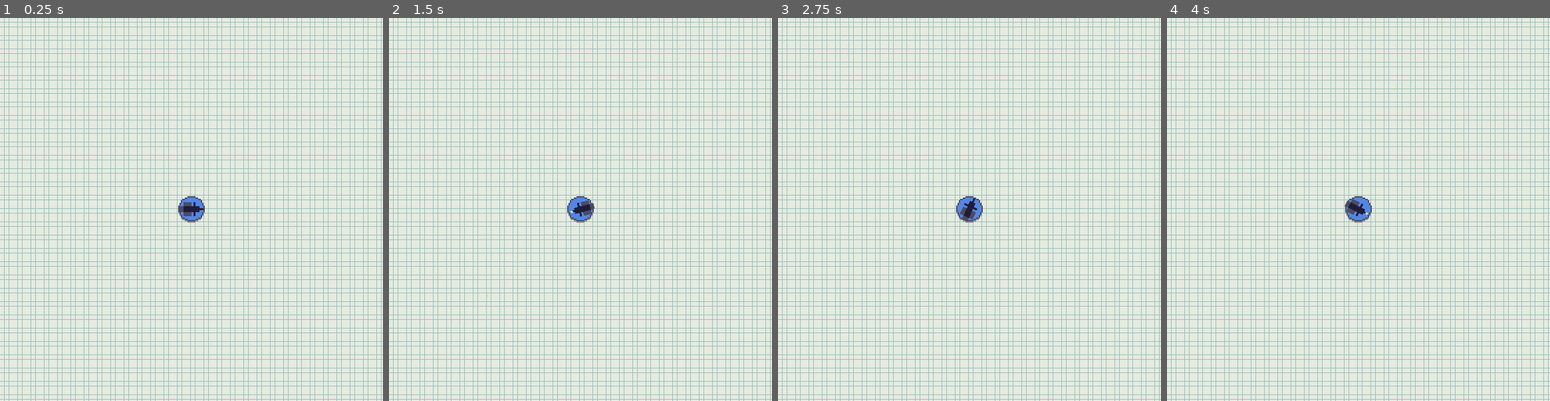
Above: before the commit, frames 1-4 (left to right).
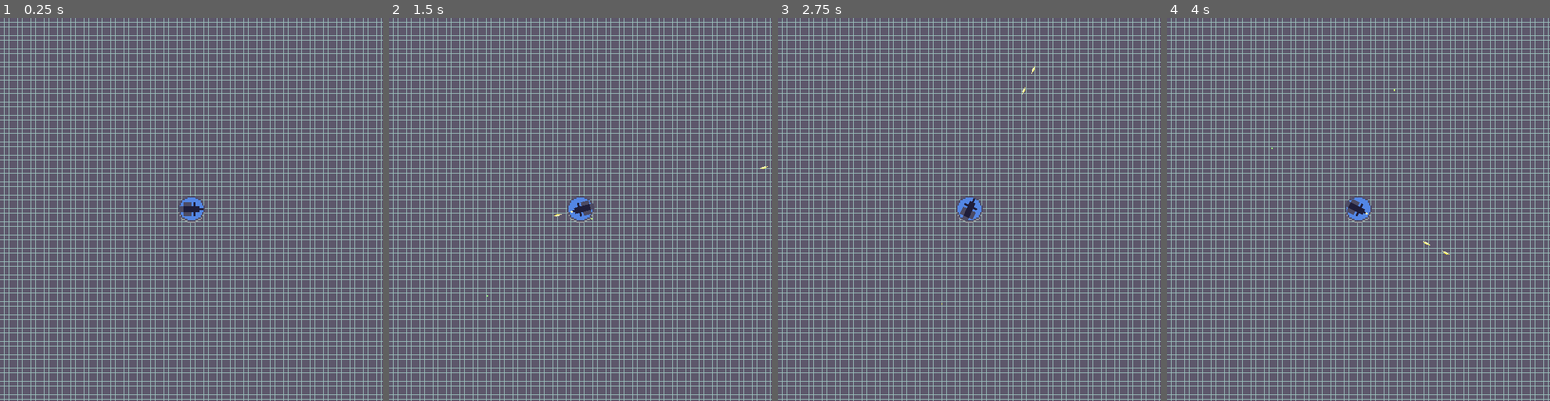
Above: after the commit, the same moments.

Repository: MARIUCHINAS/Turrets-Bluff
Game: Godot game, scene res://Scenes/main.tscn
Same seed, same stepped clock (60 frames per second), same inputs: the game is played once before the commit and once after it.
Inputs (mouse positions are in pixels of both pictures, inside the frame that each line leads up to):
- Up to frame 1 (0.25 s): no input
- Up to frame 2 (1.5 s): tap Enter at 0.5 s; move the mouse to (664, 190) at 0.52 s; click (664, 190) at 0.6 s; move the mouse to (503, 228) at 1.27 s; click (503, 228) at 1.35 s
- Up to frame 3 (2.75 s): tap Space at 2 s; move the mouse to (1007, 125) at 2.02 s; click (1007, 125) at 2.1 s
- Up to frame 4 (4 s): tap Enter at 2.75 s; move the mouse to (1339, 286) at 2.77 s; click (1339, 286) at 2.85 s; tap Space at 3.5 s; move the mouse to (1473, 266) at 3.52 s; click (1473, 266) at 3.6 s

The runs differ from the first frame. In frame 1, 81% of the frame differs, in the area x 0-100%, y 0-100%; in frame 2, 81%; in frame 3, 81%; in frame 4, 81%.

Commit message:
A ton of shat

Diff:
--- /dev/null
+++ b/Scenes/bullet.tscn
@@ -0,0 +1,35 @@
+[gd_scene load_steps=6 format=3 uid="uid://cyucld4656fdg"]
+
+[ext_resource type="Script" path="res://Scripts/bullet.gd" id="1_qobp2"]
+[ext_resource type="Texture2D" uid="uid://d308p5f4nn0eh" path="res://Art/TurretBluffTileSet.png" id="1_w2ju0"]
+
+[sub_resource type="AtlasTexture" id="AtlasTexture_4vav1"]
+atlas = ExtResource("1_w2ju0")
+region = Rect2(0, 42, 20, 20)
+
+[sub_resource type="SpriteFrames" id="SpriteFrames_4gs3w"]
+animations = [{
+"frames": [{
+"duration": 1.0,
+"texture": SubResource("AtlasTexture_4vav1")
+}],
+"loop": true,
+"name": &"default",
+"speed": 5.0
+}]
+
+[sub_resource type="CapsuleShape2D" id="CapsuleShape2D_5x6sr"]
+radius = 2.0
+height = 12.0
+
+[node name="Bullet" type="CharacterBody2D"]
+texture_filter = 1
+script = ExtResource("1_qobp2")
+
+[node name="AnimatedSprite2D" type="AnimatedSprite2D" parent="."]
+position = Vector2(0, 0.5)
+sprite_frames = SubResource("SpriteFrames_4gs3w")
+
+[node name="CollisionShape2D" type="CollisionShape2D" parent="."]
+rotation = 1.5708
+shape = SubResource("CapsuleShape2D_5x6sr")
--- a/Scenes/hud.tscn
+++ b/Scenes/hud.tscn
@@ -1,7 +1,7 @@
 [gd_scene load_steps=5 format=3 uid="uid://chceaf8tkfpsq"]
 
 [ext_resource type="FontFile" uid="uid://bbpgvbh3ux6wl" path="res://Fonts/Pixellari.ttf" id="1_csxf1"]
-[ext_resource type="Script" path="res://Scenes/hud.gd" id="1_dskq7"]
+[ext_resource type="Script" path="res://Scripts/hud.gd" id="1_t8sry"]
 
 [sub_resource type="FontVariation" id="FontVariation_nbjf2"]
 base_font = ExtResource("1_csxf1")
@@ -10,7 +10,7 @@
 base_font = ExtResource("1_csxf1")
 
 [node name="HUD" type="CanvasLayer"]
-script = ExtResource("1_dskq7")
+script = ExtResource("1_t8sry")
 
 [node name="BackGroundColorRect" type="ColorRect" parent="."]
 anchors_preset = 15
--- a/Scenes/main.tscn
+++ b/Scenes/main.tscn
@@ -1,6 +1,8 @@
-[gd_scene load_steps=7 format=3 uid="uid://dj07bt7f0m6nk"]
+[gd_scene load_steps=9 format=3 uid="uid://dj07bt7f0m6nk"]
 
+[ext_resource type="Script" path="res://Scripts/main.gd" id="1_chxui"]
 [ext_resource type="PackedScene" uid="uid://chceaf8tkfpsq" path="res://Scenes/hud.tscn" id="1_qrnsy"]
+[ext_resource type="PackedScene" uid="uid://cyucld4656fdg" path="res://Scenes/bullet.tscn" id="2_e4ble"]
 [ext_resource type="Texture2D" uid="uid://d308p5f4nn0eh" path="res://Art/TurretBluffTileSet.png" id="2_hc674"]
 [ext_resource type="PackedScene" uid="uid://d3w4eve4fraue" path="res://Scenes/pad.tscn" id="3_uphjs"]
 [ext_resource type="PackedScene" uid="uid://dd8quu5qpdo0g" path="res://Scenes/player.tscn" id="4_jutrc"]
@@ -22,6 +24,8 @@
 sources/0 = SubResource("TileSetAtlasSource_s3pxf")
 
 [node name="Main" type="Node"]
+script = ExtResource("1_chxui")
+BulletScene = ExtResource("2_e4ble")
 
 [node name="HUD" parent="." instance=ExtResource("1_qrnsy")]
 visible = false
--- a/Scenes/player.tscn
+++ b/Scenes/player.tscn
@@ -1,7 +1,7 @@
 [gd_scene load_steps=7 format=3 uid="uid://dd8quu5qpdo0g"]
 
 [ext_resource type="Texture2D" uid="uid://d308p5f4nn0eh" path="res://Art/TurretBluffTileSet.png" id="1_6n8qm"]
-[ext_resource type="Script" path="res://Scenes/player.gd" id="1_l3pud"]
+[ext_resource type="Script" path="res://Scripts/player.gd" id="1_pm8kf"]
 
 [sub_resource type="AtlasTexture" id="AtlasTexture_fqx86"]
 atlas = ExtResource("1_6n8qm")
@@ -43,15 +43,12 @@
 
 [node name="Player" type="CharacterBody2D"]
 texture_filter = 1
-script = ExtResource("1_l3pud")
+script = ExtResource("1_pm8kf")
 
 [node name="AnimatedSprite2D" type="AnimatedSprite2D" parent="."]
 texture_filter = 1
 position = Vector2(-2, 1.5)
 sprite_frames = SubResource("SpriteFrames_vs26y")
-
-[node name="Marker2D" type="Marker2D" parent="."]
-position = Vector2(5, 0)
 
 [node name="ShootTimer" type="Timer" parent="."]
 wait_time = 0.4
--- /dev/null
+++ b/Scripts/bullet.gd
@@ -0,0 +1,9 @@
+extends CharacterBody2D
+
+@export var speed = 300
+var acceleration = 1
+
+func _physics_process(delta):
+	speed += acceleration
+	var velocity = Vector2(speed, 0).rotated((global_rotation))
+	move_and_collide(velocity * delta)
--- /dev/null
+++ b/Scripts/main.gd
@@ -0,0 +1,22 @@
+extends Node
+
+@export var BulletScene: PackedScene
+
+func _ready():
+	pass
+
+func _process(delta):
+
+	if Input.is_action_just_pressed("shoot"):
+		#var mouse_position = get_viewport().get_mouse_position()
+		#var ScareZoneSpawnLocation = mouse_position
+		#var ScareZone = ScareZoneScene.instantiate()
+		#get_tree().get_root().add_child(ScareZone)
+		#ScareZone.position = ScareZoneSpawnLocation
+
+		var BulletSpawnLocation = $Player.position
+		var Bullet = BulletScene.instantiate()
+		get_tree().get_root().add_child(Bullet)
+		Bullet.position = BulletSpawnLocation
+		Bullet.look_at(get_viewport().get_mouse_position())
+		print(BulletSpawnLocation)
--- a/Scenes/player.gd
+++ b/Scripts/player.gd
@@ -1,5 +1,4 @@
 extends CharacterBody2D
-
 
 func _ready():
 	pass
Binary file changed: Art/TurretBluffTileSet.ase
Binary file changed: Art/TurretBluffTileSet.png
Renamed: Scenes/hud.gd -> Scripts/hud.gd
